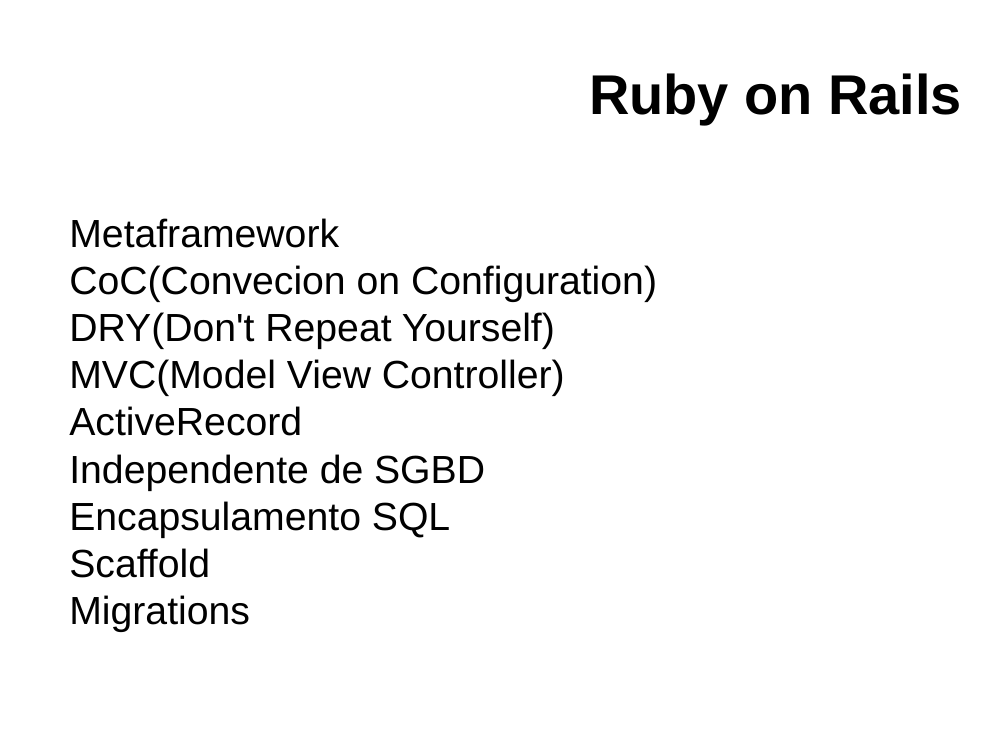
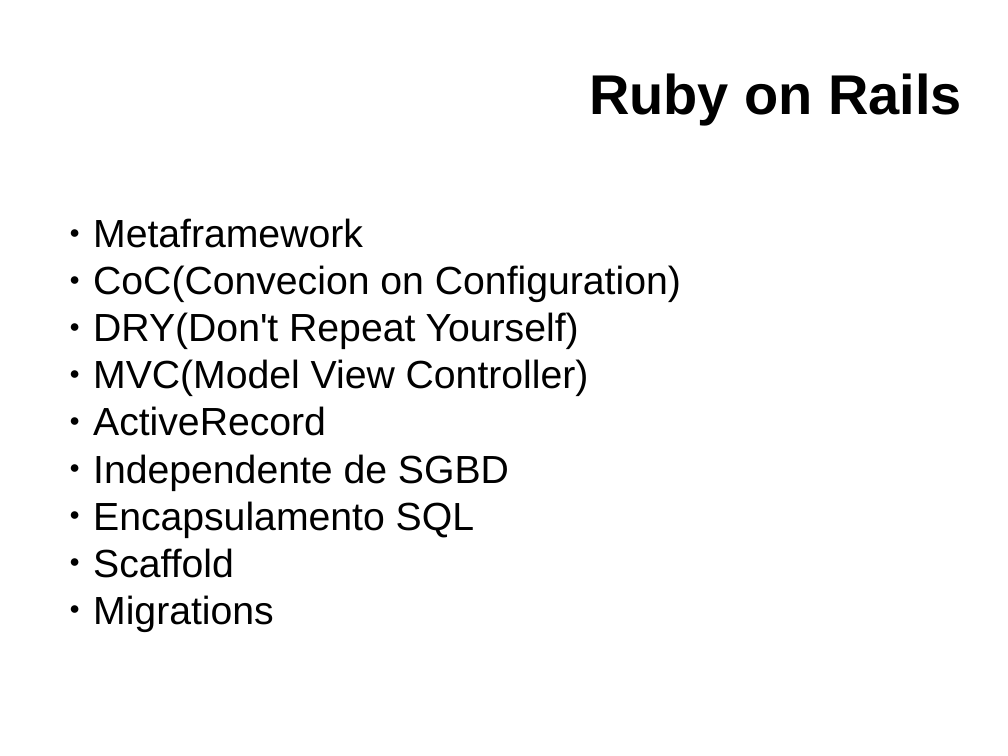
Before and after one commit to clairton/crh, a slide deck: slide 6 of slides.odp. Drawn at 1008x756 pixels with LibreOffice and Linux fonts; fonts in the diff are those of the drawing; background and template pictures are left out. Boxes give left, top, right and bottom in pixels: in the first picture for what was removed or moved away, otherwise in the second. Text is boxed around its words. In the diff, an @@ line names an element or a change of style, - is before the commit and + after.

```diff
--- a/slides.odp
+++ b/slides.odp
@@ text "Metaframework" at (93, 218, 681, 632): bullet none to ● @@
```
Also in this commit, not shown: 4 other slides changed, 4 slides added, 1 slide removed.
